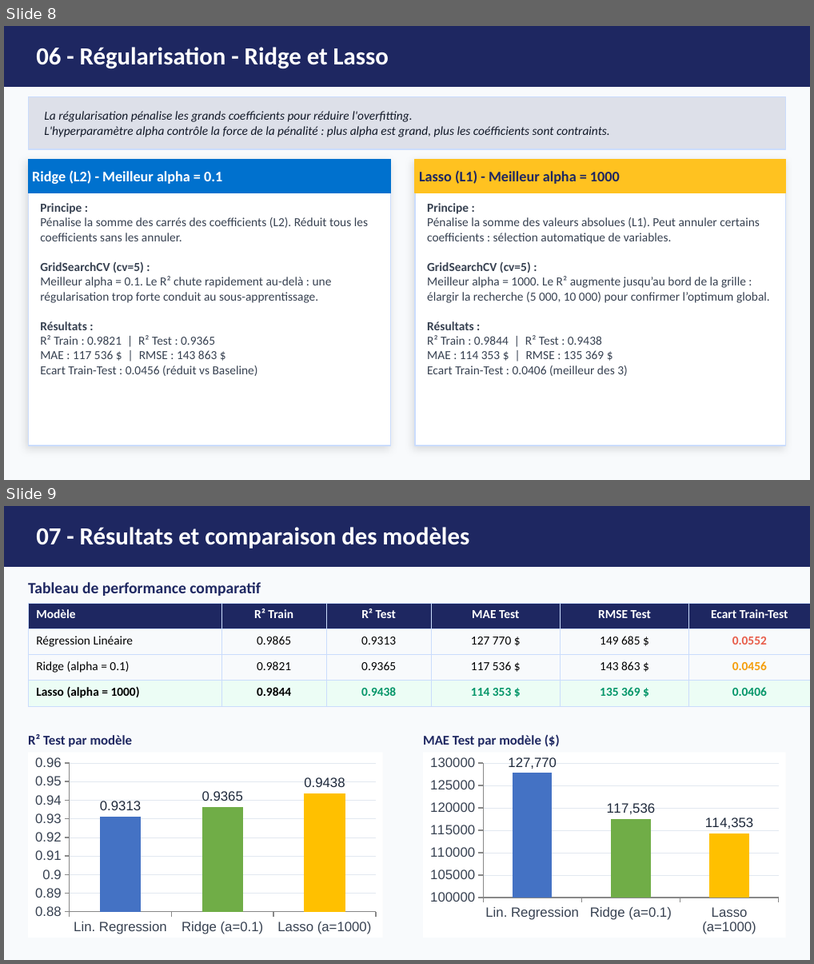
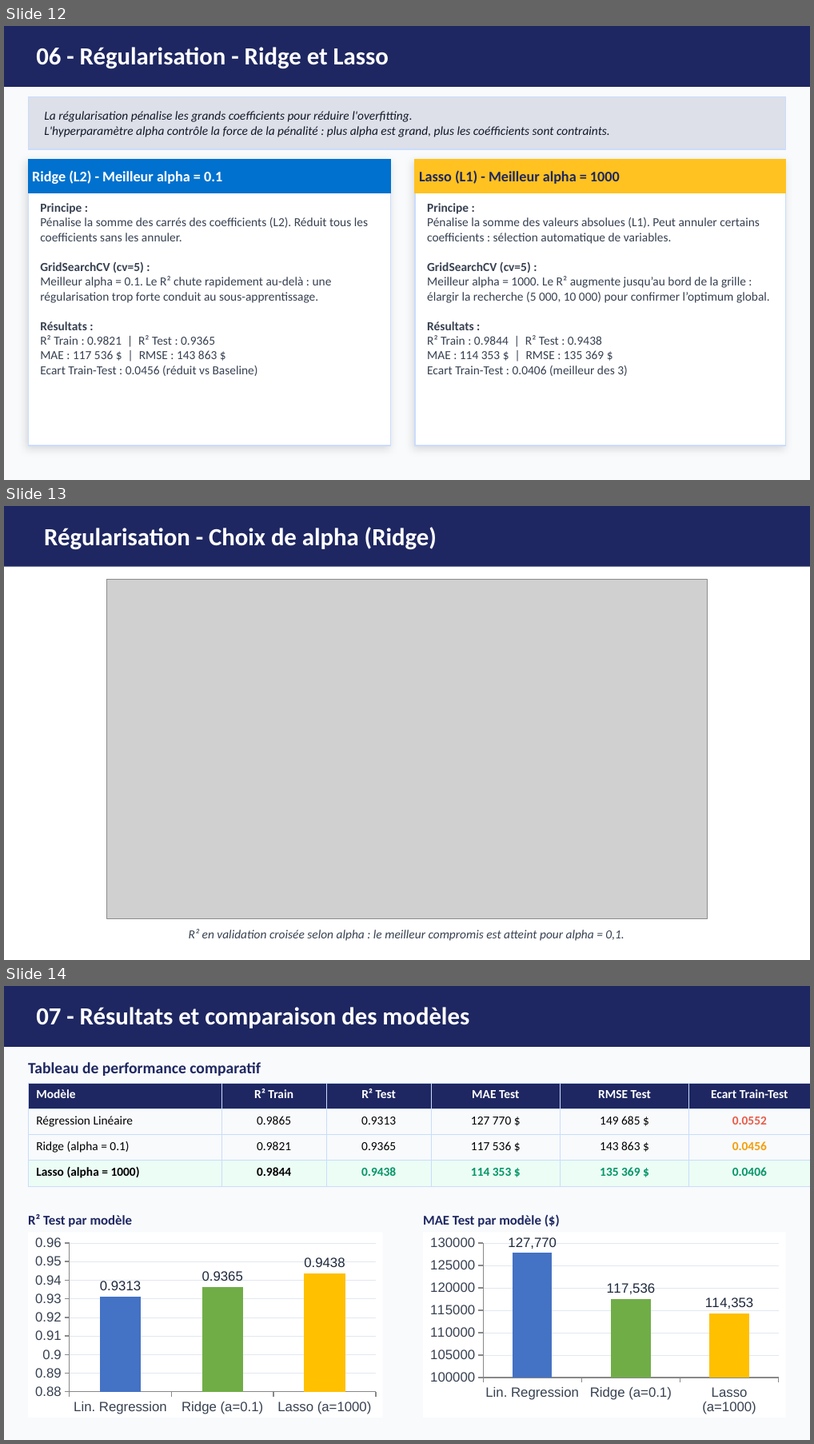
Before and after one commit to AichaFa/2-Projets-Fullstack, a slide deck: 3-Apprentissage automatique/1-soldes Walmart/doc/Walmart_Presentation.pptx. Shown one above the other, each under a label of ours: slides 8 and 9 before the commit, slides 12, 13 and 14 after it. The pictures are 814x964 and 814x1444 pixels, drawn with LibreOffice and Linux fonts; fonts in the diff are those of the drawing; grey boxes stand for pictures. Boxes give left, top, right and bottom in pixels: in the first picture for what was removed or moved away, otherwise in the second. Text is boxed around its words. In the diff, an @@ line names an element or a change of style, - is before the commit and + after.

```diff
--- a/3-Apprentissage automatique/1-soldes Walmart/doc/Walmart_Presentation.pptx
+++ b/3-Apprentissage automatique/1-soldes Walmart/doc/Walmart_Presentation.pptx
@@ slide 13 added at [4,506,810,960], background #FFFFFF @@
@@ rectangle added at [4,506,810,567], fill #1E2761 @@
@@ text added at [44,527,437,550], 22 pt, text #FFFFFF, bold @@
+Régularisation - Choix de alpha (Ridge)
@@ picture added at [107,580,708,919] @@
@@ text added at [189,928,624,940], 11 pt, text #374151, italic @@
+R² en validation croisée selon alpha : le meilleur compromis est atteint pour alpha = 0,1.
@@ what was slide 8 is now slide 12 @@
@@ what was slide 9 is now slide 14 @@
```
Also in this commit, not shown: 4 other slides added, 1 other file.
